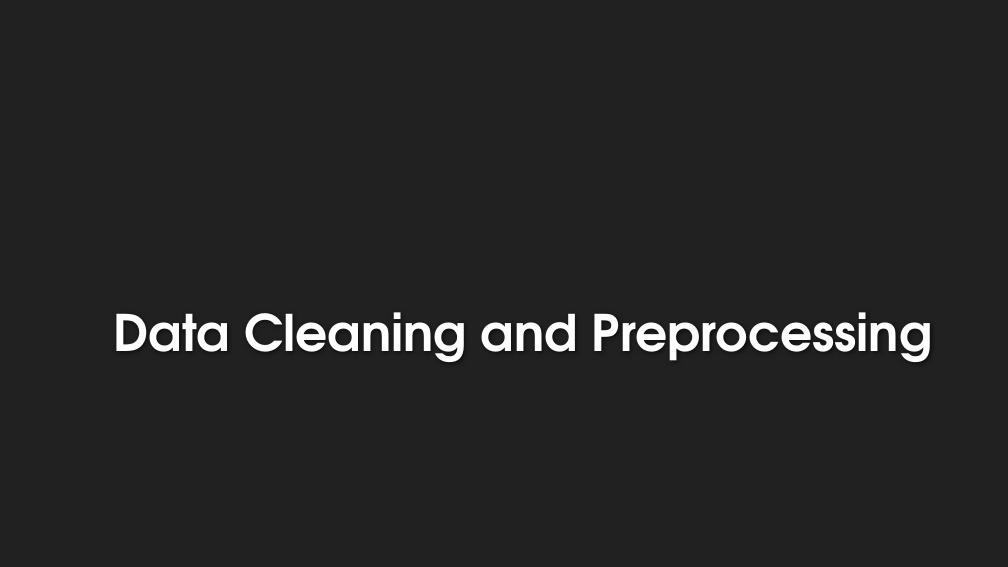
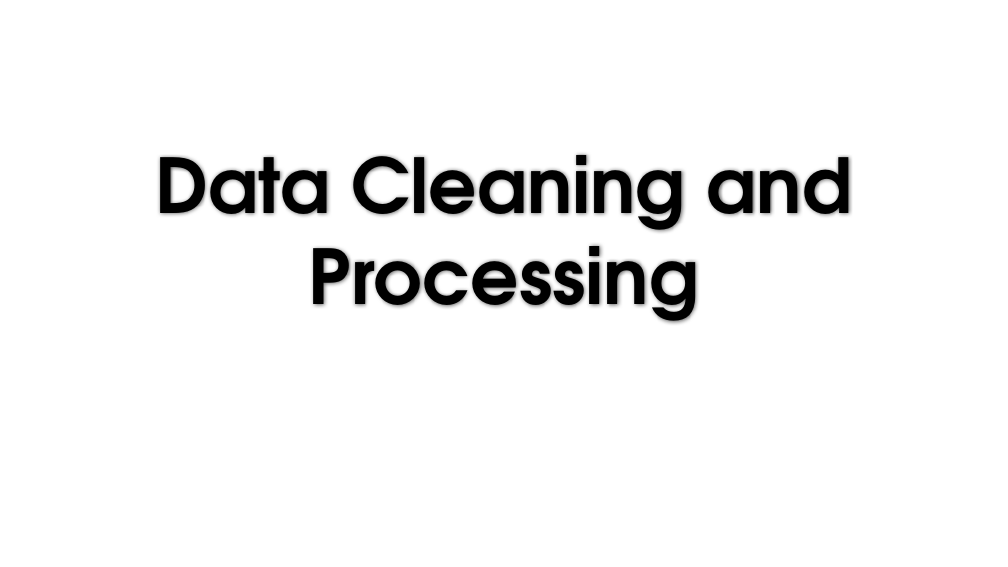
Before and after one commit to AshwiniA/Insurance-Fraud, a slide deck: slide 5 of Fraudulent Claim Detection.pptx (slide 7 before the commit). Drawn at 1008x567 pixels with LibreOffice and Linux fonts; fonts in the diff are those of the drawing; background and template pictures are left out. Boxes give left, top, right and bottom in pixels: in the first picture for what was removed or moved away, otherwise in the second. Text is boxed around its words. In the diff, an @@ line names an element or a change of style, - is before the commit and + after.

```diff
--- a/Fraudulent Claim Detection.pptx
+++ b/Fraudulent Claim Detection.pptx
@@ background #212121 to #FFFFFF @@
@@ title at [156,154,852,323]: text changed; size 48 to 72 pt; text colour #FEFEFE to #000000 @@
-Data Cleaning and Preprocessing
+Data Cleaning and Processing
```
Also in this commit, not shown: 8 other slides changed, 3 slides added, 14 slides removed.
